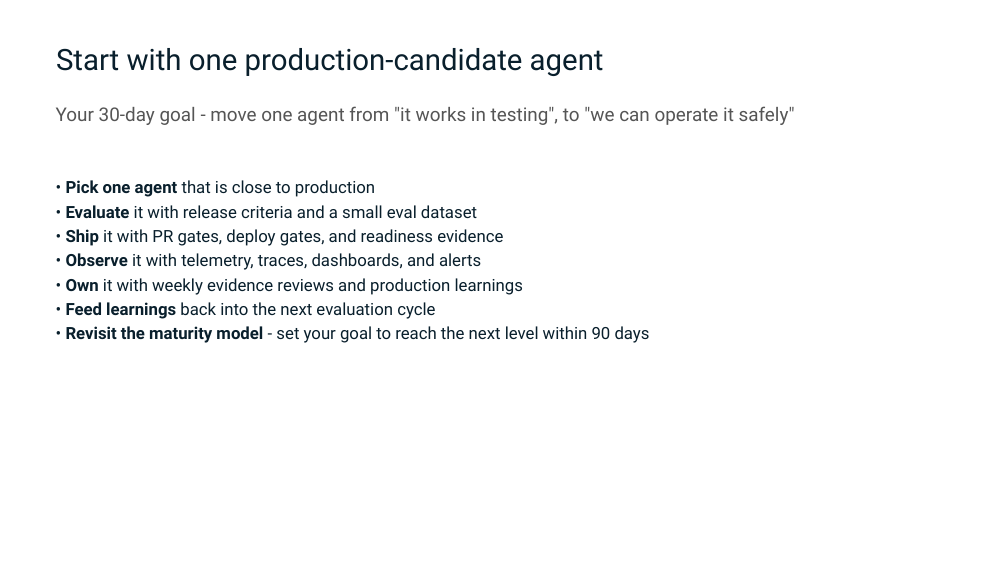
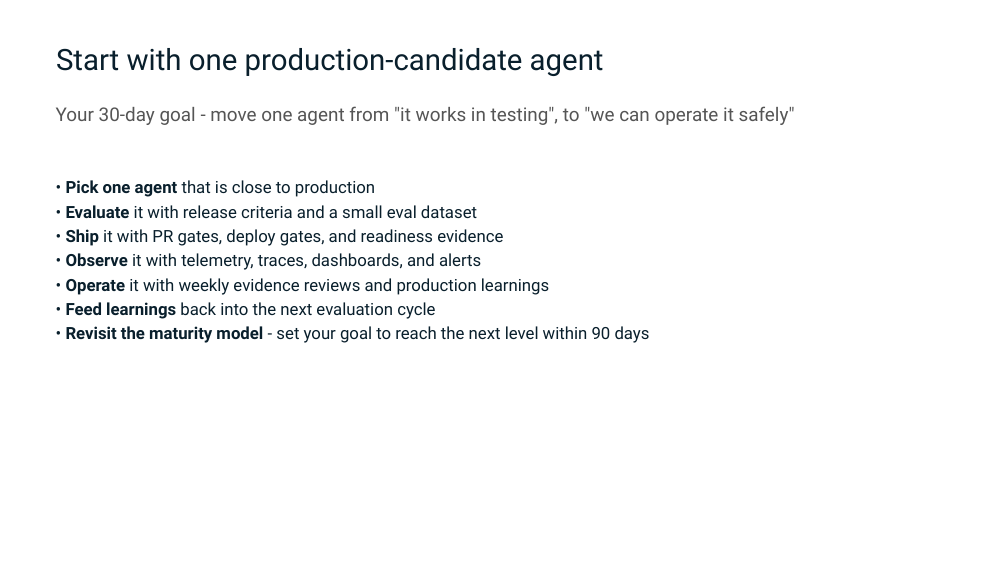
Before and after one commit to Azure/agentops-workshop, a slide deck: slide 28 of short/slides.pptx. Drawn at 1008x567 pixels with LibreOffice and Linux fonts; fonts in the diff are those of the drawing. Boxes give left, top, right and bottom in pixels: in the first picture for what was removed or moved away, otherwise in the second. Text is boxed around its words. In the diff, an @@ line names an element or a change of style, - is before the commit and + after.

```diff
--- a/short/slides.pptx
+++ b/short/slides.pptx
@@ text at [66,278,549,295]: text changed @@
-• Own it with weekly evidence reviews and production learnings
+• Operate it with weekly evidence reviews and production learnings
```
Also in this commit, not shown: 5 other slides changed, 1 other file.
